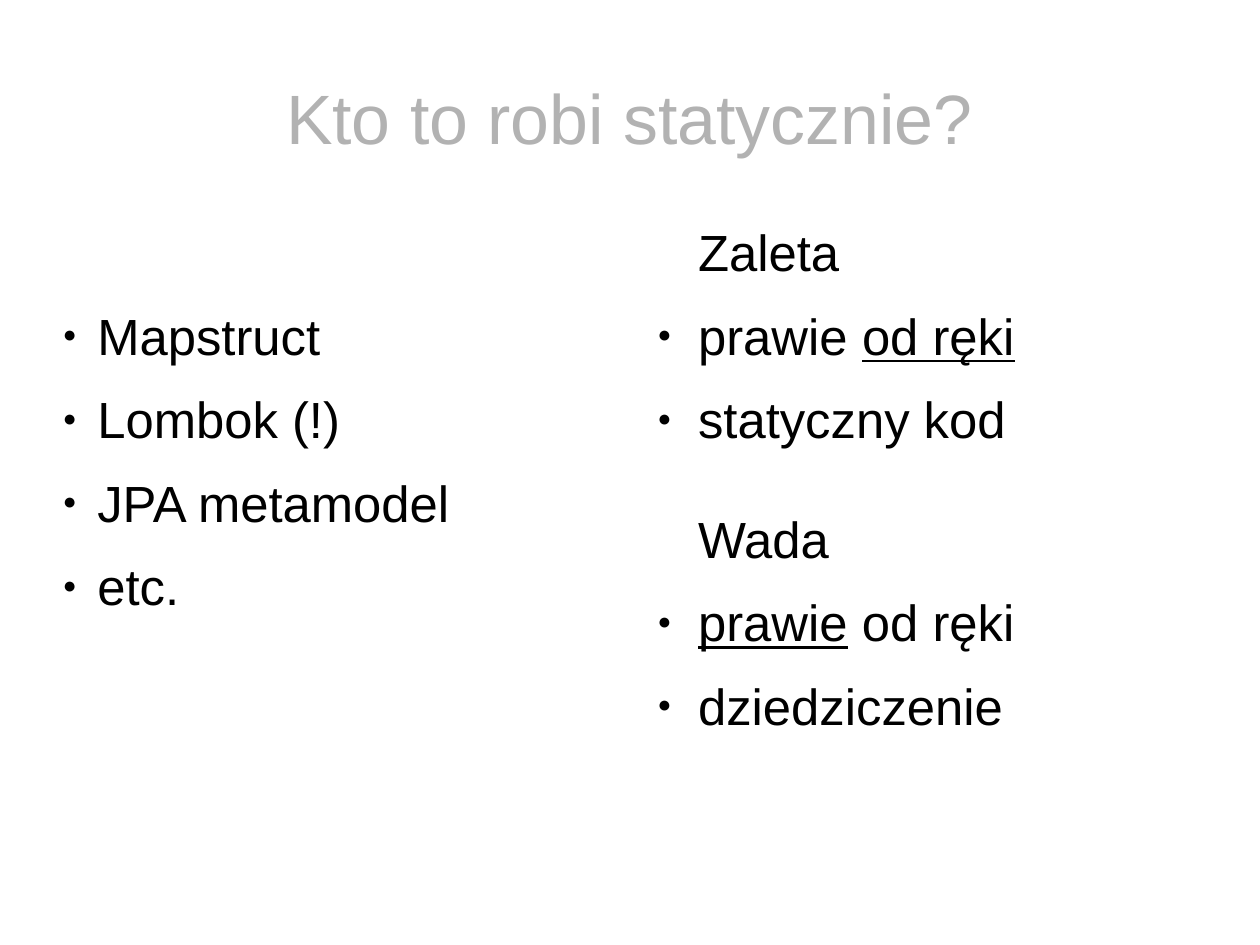
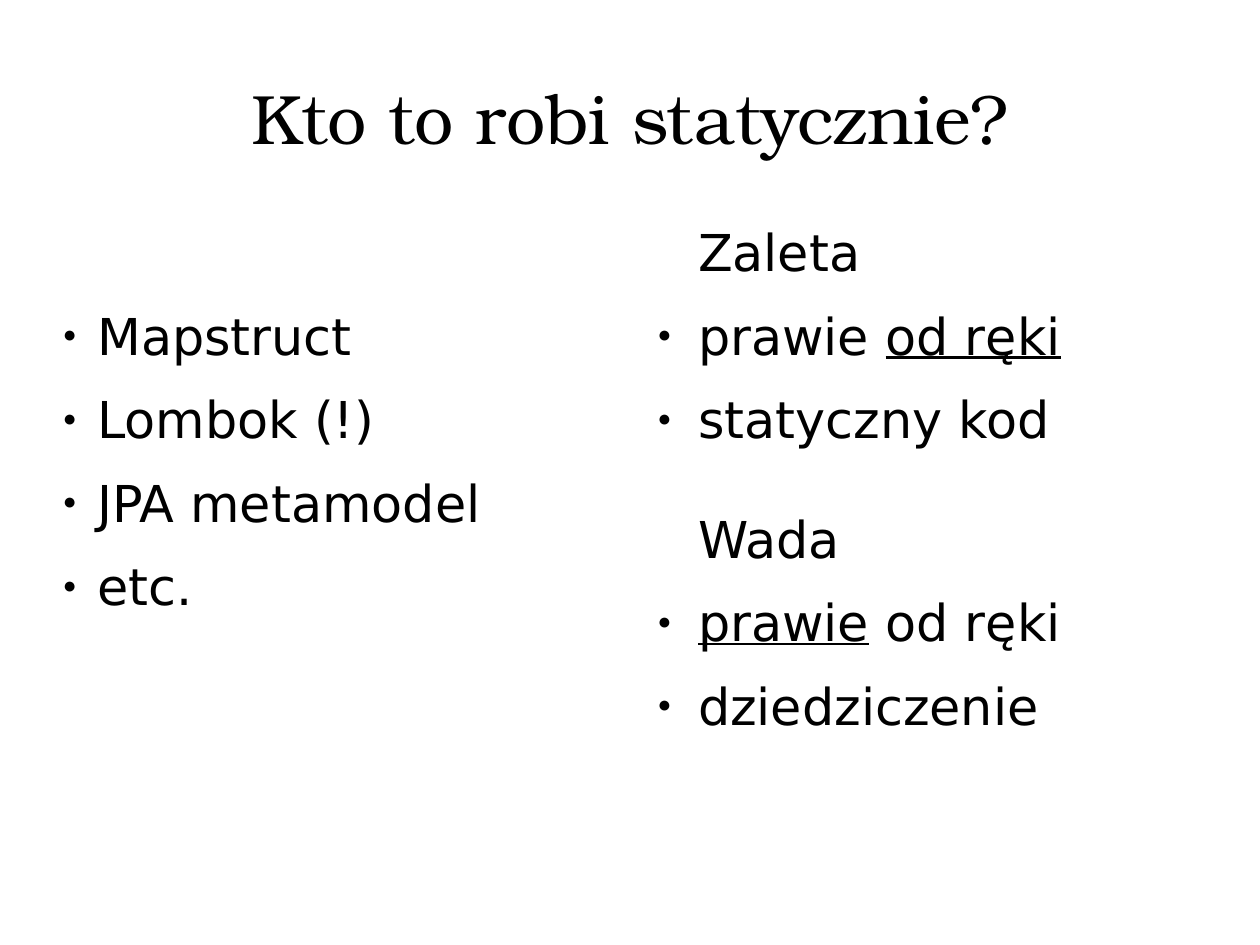
Before and after one commit to tirpitz-verus/bytebuddy-agent-presentation, a slide deck: slide 10 of slides.odp (slide 9 before the commit). Drawn at 1260x945 pixels with LibreOffice and Linux fonts; fonts in the diff are those of the drawing. Boxes give left, top, right and bottom in pixels: in the first picture for what was removed or moved away, otherwise in the second. Text is boxed around its words. In the diff, an @@ line names an element or a change of style, - is before the commit and + after.

```diff
--- a/slides.odp
+++ b/slides.odp
@@ title "Kto to robi statycznie?" at (251,94,1008,160): font Arial to TeX Gyre Bonum, text colour #B2B2B2 to #000000 @@
@@ font Arial to DejaVu Sans in 3 elements at (97,318,481,606), (698,232,1061,449), (698,519,1061,726) @@
```
Also in this commit, not shown: 11 other slides changed, 4 slides added, 3 slides removed, 1 other file.
